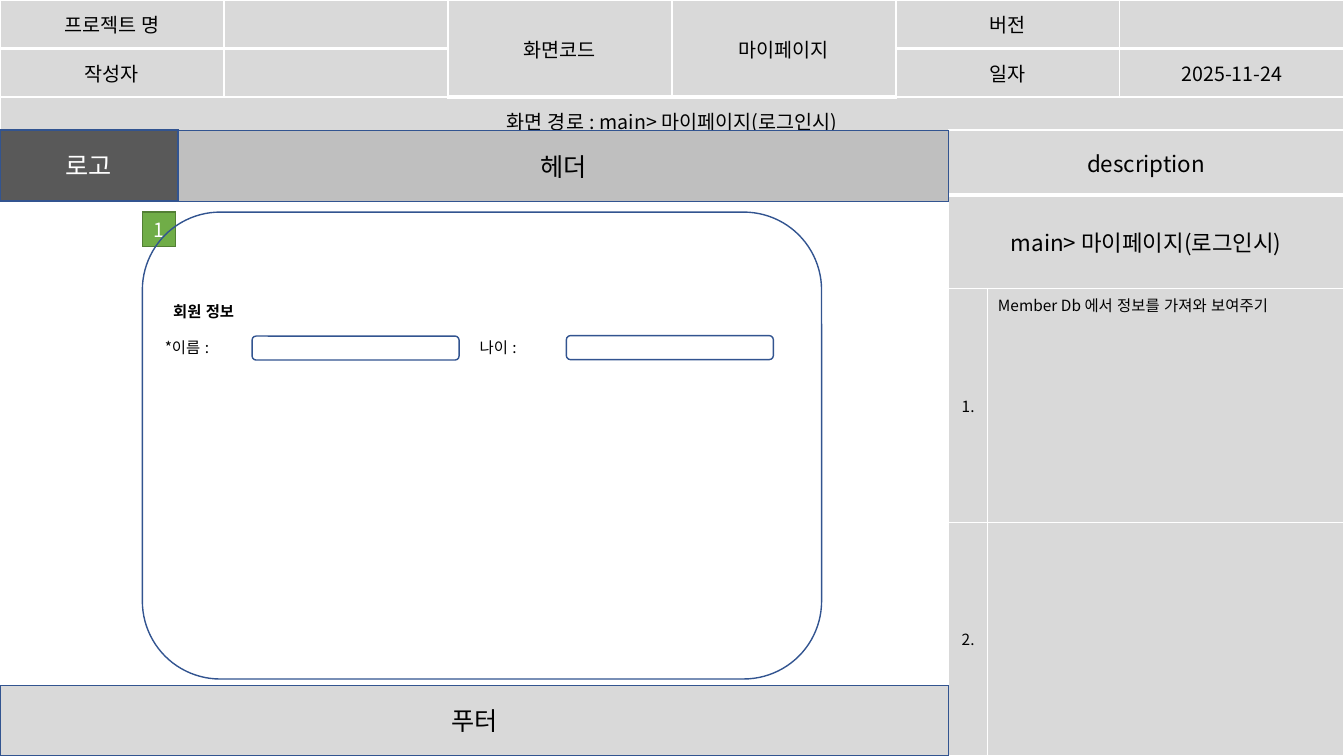
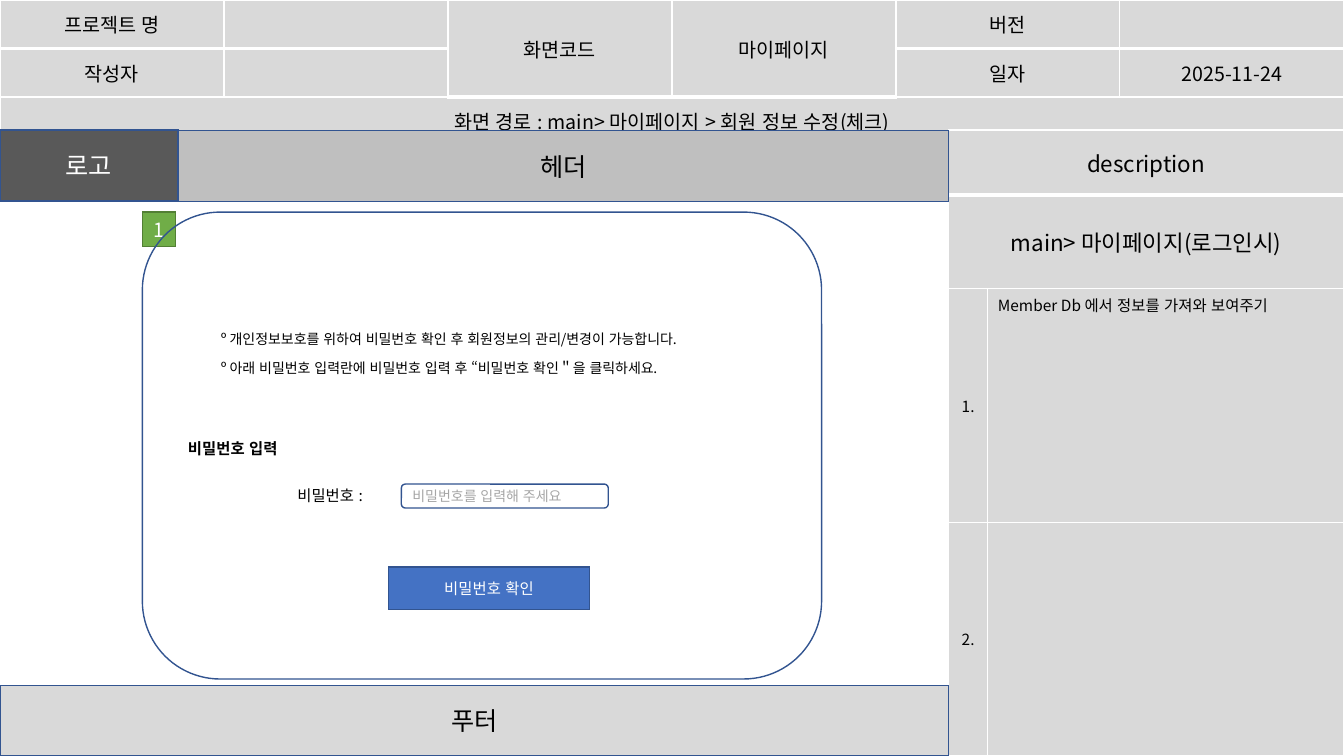
Before and after one commit to imyongchan/source, a slide deck: slide 19 of 스토리보드- 11.20/스토리보드_종합중.pptx (slide 20 before the commit). Drawn at 1344x756 pixels with LibreOffice and Linux fonts; fonts in the diff are those of the drawing. Boxes give left, top, right and bottom in pixels: in the first picture for what was removed or moved away, otherwise in the second. Text is boxed around its words. In the diff, an @@ line names an element or a change of style, - is before the commit and + after.

Commit message:
11/27 산재통계 수정

```diff
--- a/스토리보드- 11.20/스토리보드_종합중.pptx
+++ b/스토리보드- 11.20/스토리보드_종합중.pptx
@@ table at <box>0,0,1343,135</box> @@
-row 3, column 1: 화면 경로 : main> 마이페이지(로그인시)
+row 3, column 1: 화면 경로 : main> 마이페이지 > 회원 정보 수정(체크)
@@ text removed at <box>173,304,234,319</box> @@
-회원 정보
@@ text removed at <box>165,340,201,355</box> @@
-*이름 :
@@ text added at <box>221,332,677,347</box>, 10 pt, text #000000 @@
+º 개인정보보호를 위하여 비밀번호 확인 후 회원정보의 관리/변경이 가능합니다.
@@ rounded rectangle removed at <box>252,336,459,360</box> @@
@@ text removed at <box>480,340,508,355</box> @@
-나이 :
@@ rounded rectangle removed at <box>567,336,773,360</box> @@
@@ text added at <box>221,360,658,374</box>, 10 pt, text #000000 @@
+º 아래 비밀번호 입력란에 비밀번호 입력 후 “비밀번호 확인＂을 클릭하세요.
@@ text added at <box>188,441,277,456</box>, 11 pt, text #000000, bold @@
+비밀번호 입력
@@ text added at <box>297,488,354,503</box>, 11 pt, text #000000 @@
+비밀번호 :
@@ rounded rectangle added at <box>401,484,608,508</box>, fill #FFFFFF, outline #325491 1 pt, 10 pt, text #A6A6A6 @@
+비밀번호를 입력해 주세요
@@ rectangle added at <box>389,567,590,609</box>, fill #4472C4, outline #325491 1 pt, 11 pt, text #FFFFFF @@
+비밀번호 확인
```
Also in this commit, not shown: 15 other slides changed, 28 slides added, 4 slides removed.
